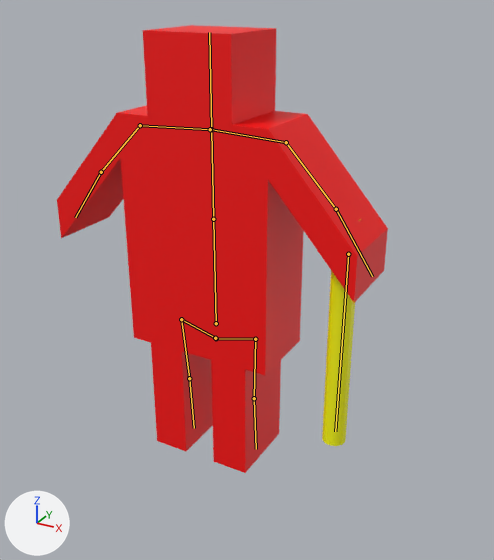
Renders of the Blender file 素材/3D/Player.blend from each side of a commit.
Camera for both pictures: a 50 mm lens placed at (8.56, -13.86, 5.87), pointed at (1.48, -0.98, -0.57). Arrows for +X, +Y and +Z are at lower left; the lights stay in place. The picture after the commit comes second. The bones that bend it are drawn over the model as lines.

In view in the first picture: 'Cube', '円柱'.
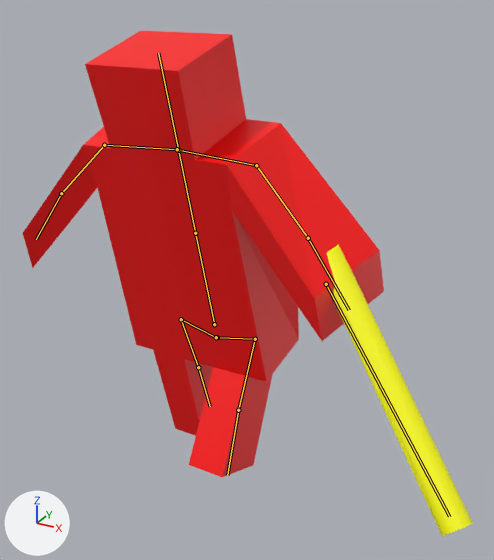
The newer file adds an action. The first version stands in its rest pose; the second is drawn at frame 20 of the action '06_Damaged'.

Location of each change, (x1, y1, x2, y2) in pixels of the pictures (494 x 560 px):
'Cube', posed (9% wider)
    before: (57, 25, 388, 473)
    after: (23, 31, 384, 477)
'円柱', posed
    before: (322, 219, 361, 446)
    after: (327, 245, 473, 536)
bone 'Bone', root to tip
    before: (216, 323) to (213, 219)
    after: (214, 324) to (195, 233)
bone 'Bone.004.R', root to tip
    before: (286, 142) to (336, 209)
    after: (256, 165) to (308, 238)
bone 'Bone.003', root to tip
    before: (348, 254) to (335, 431)
    after: (326, 284) to (449, 516)
bone 'Bone.004.L', root to tip
    before: (140, 125) to (101, 172)
    after: (104, 145) to (61, 193)
bone 'Bone.006.R', root to tip
    before: (216, 338) to (255, 339)
    after: (217, 337) to (255, 339)
bone 'Bone.007.R', root to tip
    before: (255, 339) to (254, 398)
    after: (255, 339) to (238, 410)
bone 'Bone.006.L', root to tip
    before: (215, 338) to (181, 319)
    after: (216, 337) to (181, 319)

What the commit changed:
Bone 'Bone' (bone_bone) moves from (0.0, 0.0, 0.0) to (0.0, 0.0, 0.08).
Bone 'Bone' (bone_bone) turns from (0, 0, 0) to (15, 0, 0) degrees about its own x, y and z.
Bone 'Bone.004.R' (bone_bone_004_r) turns from (0, 0, 0) to (7, 15, -11) degrees about its own x, y and z.
Bone 'Bone.003' (bone_bone_003) turns from (0, 0, 0) to (-48, 35, 17) degrees about its own x, y and z.
Bone 'Bone.004.L' (bone_bone_004_l) turns from (0, 0, 0) to (7, -15, 11) degrees about its own x, y and z.
Bone 'Bone.006.R' (bone_bone_006_r) moves from (0.0, 0.0, 0.0) to (0.04, 0.0, 0.0).
Bone 'Bone.006.R' (bone_bone_006_r) turns from (0, 0, 0) to (-1, 15, 3) degrees about its own x, y and z.
Bone 'Bone.007.R' (bone_bone_007_r) turns from (0, 0, 0) to (4, 1, 40) degrees about its own x, y and z.
Bone 'Bone.006.L' (bone_bone_006_l) moves from (0.0, 0.0, 0.0) to (-0.04, 0.0, 0.0).
Bone 'Bone.006.L' (bone_bone_006_l) turns from (0, 0, 0) to (-1, -15, -3) degrees about its own x, y and z.
